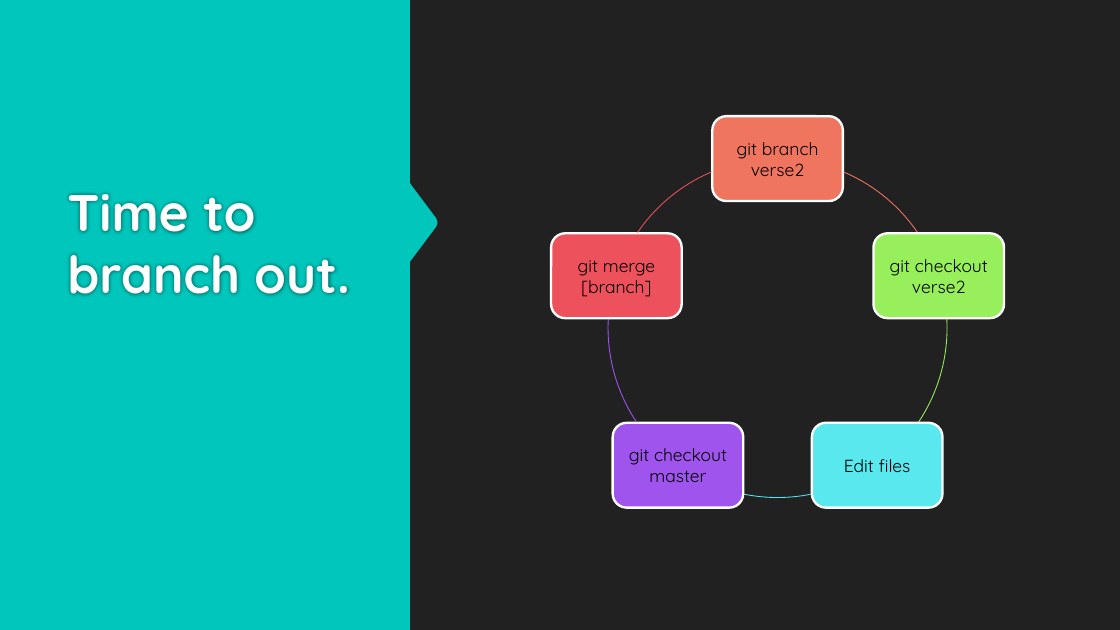
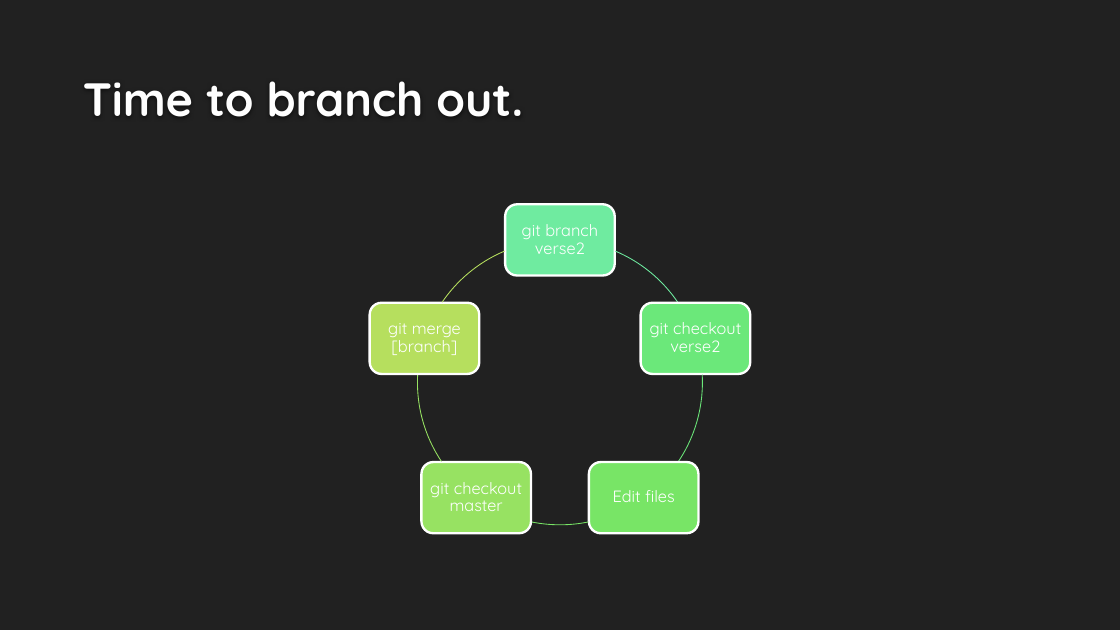
Before and after one commit to UWIComputingSociety-sta/UWICS_GitHub_Intro, a slide deck: slide 14 of UWICS_Git.pptx. Drawn at 1120x630 pixels with LibreOffice and Linux fonts; fonts in the diff are those of the drawing; background and template pictures are left out. Boxes give left, top, right and bottom in pixels: in the first picture for what was removed or moved away, otherwise in the second. Text is boxed around its words. In the diff, an @@ line names an element or a change of style, - is before the commit and + after.

```diff
--- a/UWICS_Git.pptx
+++ b/UWICS_Git.pptx
@@ freeform shape removed at [0,0,437,630] @@
@@ title "Time to branch out.": place and size @@
-title "Time to branch out." at [67,194,349,295]
+title "Time to branch out." at [83,81,523,117]
@@ title "Time to branch out." at [83,81,523,117]: size 44 to 40 pt; vertical alignment top to bottom @@
@@ group removed at [608,116,1004,507]: 5 freeform shapes, 3 rounded rectangles @@
@@ rounded rectangle: place and size @@
-rounded rectangle at [551,234,681,318]
+rounded rectangle at [505,204,614,276]
@@ rounded rectangle at [505,204,614,276]: fill #ED515C to #6FEBA0 @@
@@ text "git branch verse2": place and size @@
-text "git branch verse2" at [737,142,819,176]
+text "git branch verse2" at [522,224,598,254]
@@ group added at [370,240,750,534]: 5 freeform shapes, 3 rounded rectangles @@
@@ size 15 to 14 pt, text colour #000000 to #FFFFFF; line spacing 1 to 0.9 in 5 elements at [430,482,522,511], [522,224,598,254], [650,322,741,352], [613,490,675,502], [388,323,461,355] @@
@@ text "git merge [branch]": place and size @@
-text "git merge [branch]" at [578,260,655,297]
+text "git merge [branch]" at [388,323,461,355]
@@ text "git checkout verse2": place and size @@
-text "git checkout verse2" at [890,259,988,293]
+text "git checkout verse2" at [650,322,741,352]
@@ text "git checkout master": place and size @@
-text "git checkout master" at [629,448,727,482]
+text "git checkout master" at [430,482,522,511]
@@ rounded rectangle: place and size @@
-rounded rectangle at [613,423,743,507]
+rounded rectangle at [589,462,698,534]
@@ rounded rectangle at [589,462,698,534]: fill #9F54EE to #78E566 @@
@@ text "Edit files": place and size @@
-text "Edit files" at [844,459,911,472]
+text "Edit files" at [613,490,675,502]
```
Also in this commit, not shown: 11 other slides changed, 2 slides added.
